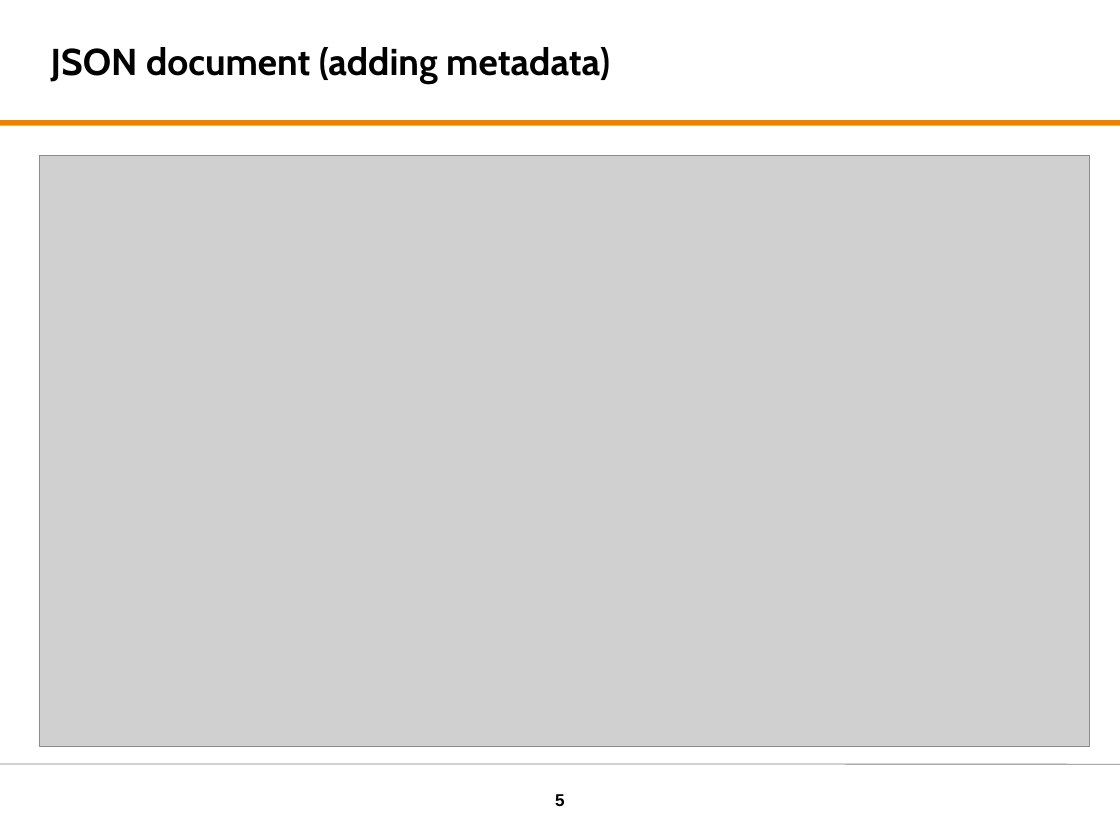
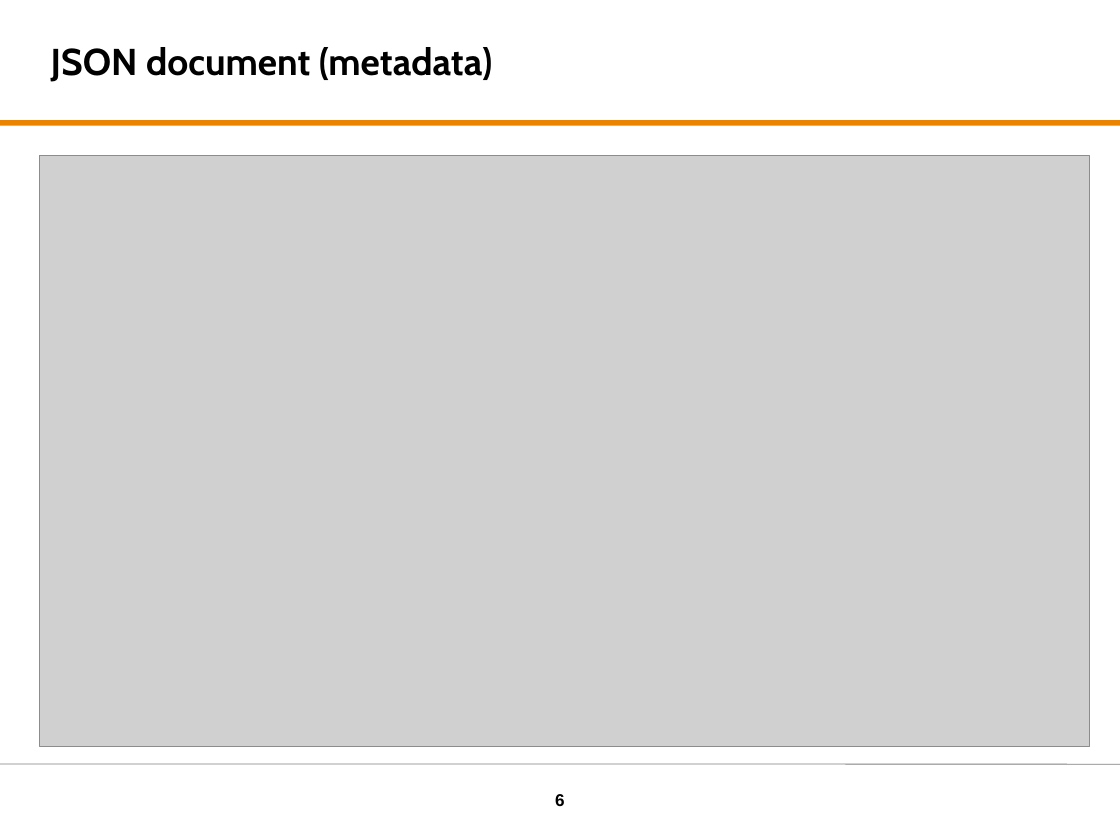
Before and after one commit to tomvdbulck/couchdb_initiation, a slide deck: slide 6 of presentation/Big Data - CouchDB.pptx (slide 5 before the commit). Drawn at 1120x840 pixels with LibreOffice and Linux fonts; fonts in the diff are those of the drawing; grey boxes stand for pictures; background and template pictures are left out. Boxes give left, top, right and bottom in pixels: in the first picture for what was removed or moved away, otherwise in the second. Text is boxed around its words. In the diff, an @@ line names an element or a change of style, - is before the commit and + after.

```diff
--- a/presentation/Big Data - CouchDB.pptx
+++ b/presentation/Big Data - CouchDB.pptx
@@ title at (51,47,493,82): text changed @@
-JSON document (adding metadata)
+JSON document (metadata)
```
Also in this commit, not shown: 7 other slides changed, 4 slides added.
